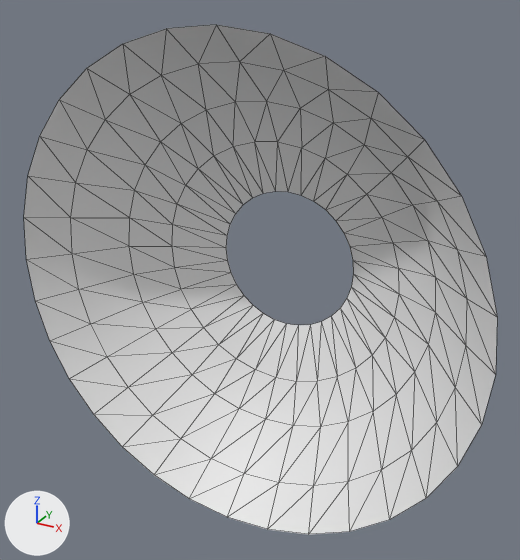
The glTF model Assets/3D/OuterBeam.glb, before and after one commit.
Rendered twice from a camera (50 mm lens) standing at (1.957, -3.823, 1.727) and looking at (0.014, -0.289, -0.04). Lighting does not change. The marker at lower left points along +X, +Y and +Z. The older version comes first. Mesh edges are drawn as thin lines. Vertices at exactly the same position are counted once.

In view in the first picture: 'OuterBeam'.
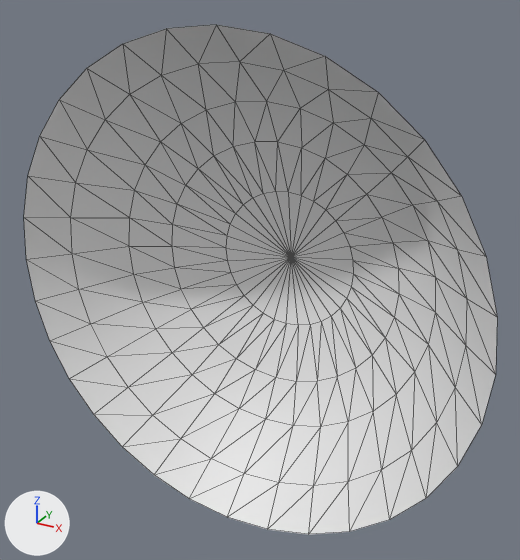
The newer file is also turned or shifted as a whole; pictures and numbers use the older file's frame.

Boxes (x1, y1, x2, y2) around the edits, measured in the pictures (520 x 560 px):
part 1 of me_cylinder_002, added
    after: (227, 191, 353, 325)

The change, as a diff of the scene's bpy script:
```diff
--- a/Assets/3D/OuterBeam.glb.py
+++ b/Assets/3D/OuterBeam.glb.py
@@ me_cylinder_002 @@
 # used by ob_outerbeam; location = (0.0, 0.0, 0.0)
-me_cylinder_002.from_pydata(...)  # 160 vertices, 256 faces; spans x -1.49..1.52, y -0.72..0.08, z -1.55..1.46
+me_cylinder_002.from_pydata(...)  # 161 vertices, 288 faces; spans x -1.49..1.52, y -0.72..0.14, z -1.55..1.46
+# me_cylinder_002 part 1
+# 1 vertex is added at (0.01, 0.14, -0.04)
+# 32 new faces join them
```
